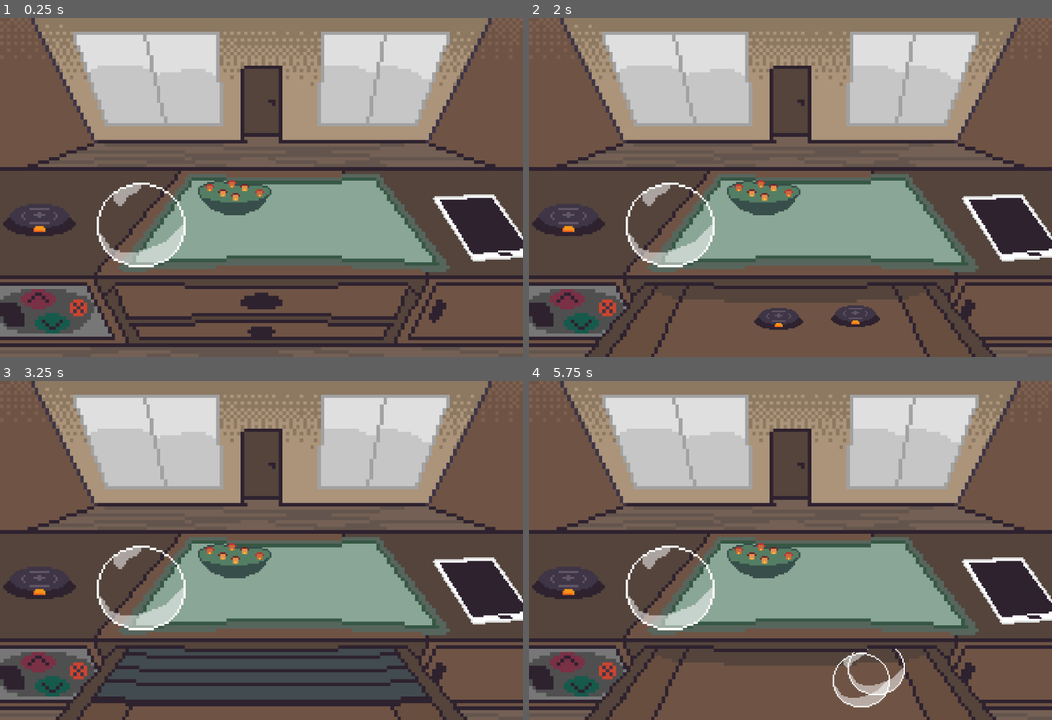
Above: before the commit, frames 1-4 (two rows, left to right).
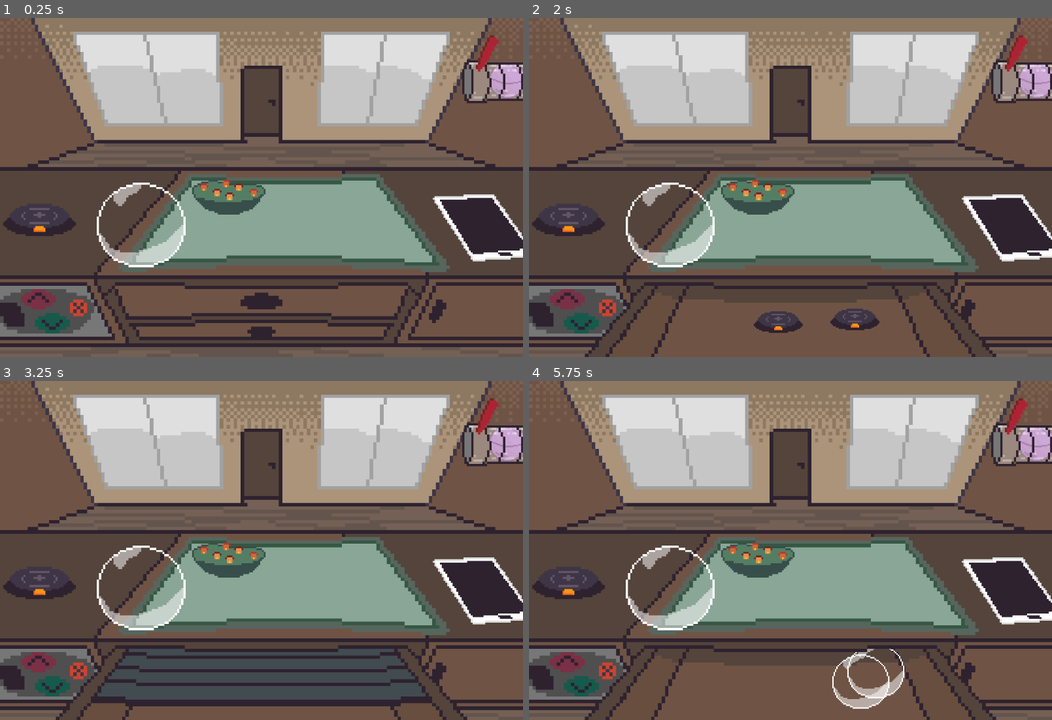
Above: after the commit, the same moments.

Repository: gabl18/GAMEDEVTVJam2025
Game: Godot game, scene res://main.tscn
The game is run twice, just before and just after one commit, with the same random seed, the same clock (stepped at 60 frames per second) and the same inputs.
Inputs (mouse positions are in pixels of both pictures, inside the frame that each line leads up to):
- Up to frame 1 (0.25 s): no input
- Up to frame 2 (2 s): click (790, 312) at 0.5 s; click (565, 299) at 1.25 s
- Up to frame 3 (3.25 s): click (52, 686) at 2 s; click (36, 662) at 2.75 s
- Up to frame 4 (5.75 s): click (581, 686) at 3.5 s; click (565, 662) at 4.25 s; click (581, 686) at 5 s

The runs differ from the first frame. In frame 1, 2.1% of the frame differs, in the area x 36-100%, y 5-59%; in frame 2, 2.6%; in frame 3, 2.1%; in frame 4, 2.7%, in the area x 36-100%, y 5-97%.

Commit message:
Gatcha, Cursor

Diff:
--- /dev/null
+++ b/gamedevtvjam/UI/gatcha_dispenser.gd
@@ -0,0 +1,37 @@
+extends Area2D
+
+const GATCHA = preload("res://other/gatcha.tscn")
+
+var balls: Array[GatchaBall]
+
+func _input_event(_viewport: Viewport, event: InputEvent, _shape_idx: int) -> void:
+	if event is InputEventMouseButton:
+		if event.button_index == MOUSE_BUTTON_LEFT and event.is_pressed():
+			if balls and $AnimationPlayer.current_animation == '':
+				print(balls)
+				randomize()
+				var new_ball = balls[0]
+				$Path2D.curve.set_point_position(2,Vector2(randf_range(720,780),randf_range(400,460)))
+				$Path2D/PathFollow2D.add_child(new_ball)
+				balls.pop_front()
+				if balls.is_empty():
+					$Sprite2D2.hide()
+				$AnimationPlayer.play("Drop_Ball")
+				await $AnimationPlayer.animation_finished
+				new_ball.reparent(self)
+				new_ball.breakable = true
+
+
+func _ready() -> void:
+	generate_balls(4)
+
+func generate_balls(amount:int):
+
+	for x in range(amount):
+		var ball = GATCHA.instantiate()
+		ball.info = Resource.new()
+		ball.texture = load("res://Assets/Art/Globes/Inside/Inside2.png")
+		ball.Spawn_Location = $"../Parts"
+
+		balls.append(ball)
+		$Sprite2D2.show()
--- /dev/null
+++ b/gamedevtvjam/main.gd
@@ -0,0 +1 @@
+extends Node2D
--- a/gamedevtvjam/main.tscn
+++ b/gamedevtvjam/main.tscn
@@ -1,16 +1,20 @@
-[gd_scene load_steps=25 format=3 uid="uid://bkc51s3m5kq0b"]
-
+[gd_scene load_steps=36 format=3 uid="uid://bkc51s3m5kq0b"]
+
+[ext_resource type="Script" uid="uid://urk3nwfltokv" path="res://main.gd" id="1_074og"]
 [ext_resource type="Script" uid="uid://c2u5ura4lsn0v" path="res://UI/area_handler.gd" id="1_efxa6"]
 [ext_resource type="Texture2D" uid="uid://d1dfmber6ydek" path="res://Assets/Art/main_scene_sheet.png" id="1_ig7tw"]
 [ext_resource type="Script" uid="uid://cq6v4aavnaov8" path="res://UI/texture_rect.gd" id="2_0xm2m"]
 [ext_resource type="Script" uid="uid://b8e1n3m6wdlyx" path="res://UI/drawer_handler.gd" id="2_5vw27"]
 [ext_resource type="Texture2D" uid="uid://dqqi5n6c7p3dw" path="res://Assets/Art/main_scene_cover_sheet.png" id="3_h2yge"]
+[ext_resource type="Script" uid="uid://dcuxn8pxio3k3" path="res://UI/gatcha_dispenser.gd" id="5_2cqfq"]
 [ext_resource type="Texture2D" uid="uid://bnv1dhcl7q278" path="res://Assets/Art/main_scene_tabeltop.png" id="5_7mycd"]
 [ext_resource type="Script" uid="uid://bl21a0nsgimnq" path="res://UI/tablet.gd" id="5_dg77c"]
 [ext_resource type="Texture2D" uid="uid://e0gaf5s8si8a" path="res://Assets/Art/Tablet_big.png" id="5_efxa6"]
 [ext_resource type="Texture2D" uid="uid://cu04txq31cqlg" path="res://Assets/Art/tablet_spritesheet.png" id="5_ycdy4"]
 [ext_resource type="PackedScene" uid="uid://bxmj2m0arsj5o" path="res://other/globe_part.tscn" id="6_272bh"]
 [ext_resource type="Script" uid="uid://ciw3lgb8rkx2r" path="res://UI/tablet_screen.gd" id="6_w48qg"]
+[ext_resource type="Texture2D" uid="uid://cs5bax42dujiq" path="res://Assets/Art/gacha_röhre.png" id="6_yaehf"]
+[ext_resource type="Texture2D" uid="uid://b3grh1oit67k6" path="res://Assets/Art/gacha_ball.png" id="7_yaehf"]
 [ext_resource type="Texture2D" uid="uid://nexl78gm5rfg" path="res://Assets/Art/Globes/Globe/Globe1.png" id="8_4c57u"]
 [ext_resource type="Texture2D" uid="uid://c8hm52qol42v" path="res://Assets/Art/Globes/Inside/Inside1.png" id="8_efxa6"]
 [ext_resource type="Texture2D" uid="uid://dmg8aobqt5es8" path="res://Assets/Art/Globes/Base/Base1.png" id="8_kek77"]
@@ -18,6 +22,82 @@
 [sub_resource type="AtlasTexture" id="AtlasTexture_0xm2m"]
 atlas = ExtResource("1_ig7tw")
 region = Rect2(0, 0, 150, 100)
+
+[sub_resource type="AtlasTexture" id="AtlasTexture_074og"]
+atlas = ExtResource("6_yaehf")
+region = Rect2(40, 0, 40, 30)
+
+[sub_resource type="AtlasTexture" id="AtlasTexture_cegan"]
+atlas = ExtResource("7_yaehf")
+region = Rect2(0, 0, 40, 40)
+
+[sub_resource type="RectangleShape2D" id="RectangleShape2D_cegan"]
+size = Vector2(128.5, 184)
+
+[sub_resource type="Curve2D" id="Curve2D_2cqfq"]
+bake_interval = 0.01
+_data = {
+"points": PackedVector2Array(0, 0, 0, 0, 1053, 137, 44.5263, -80.6448, -44.5263, 80.6448, 828, 211, 5, -11.7438, -5, 11.7438, 748, 404)
+}
+point_count = 3
+
+[sub_resource type="Animation" id="Animation_2cqfq"]
+resource_name = "Drop_Ball"
+tracks/0/type = "bezier"
+tracks/0/imported = false
+tracks/0/enabled = true
+tracks/0/path = NodePath("Path2D/PathFollow2D:progress_ratio")
+tracks/0/interp = 1
+tracks/0/loop_wrap = true
+tracks/0/keys = {
+"handle_modes": PackedInt32Array(1, 0, 1),
+"points": PackedFloat32Array(0, 0, 0, 0, 0, 0.362831, 0, 0, 0, 0, 1, 0, 0, 0, 0),
+"times": PackedFloat32Array(0, 0.2, 1)
+}
+tracks/1/type = "value"
+tracks/1/imported = false
+tracks/1/enabled = true
+tracks/1/path = NodePath("Sprite2D:texture:region")
+tracks/1/interp = 0
+tracks/1/loop_wrap = true
+tracks/1/keys = {
+"times": PackedFloat32Array(0, 0.173155, 0.320336),
+"transitions": PackedFloat32Array(1, 1, 1),
+"update": 0,
+"values": [Rect2(0, 0, 41, 30), Rect2(41, 0, 41, 30), Rect2(82, 0, 41, 30)]
+}
+
+[sub_resource type="Animation" id="Animation_yaehf"]
+length = 0.001
+tracks/0/type = "bezier"
+tracks/0/imported = false
+tracks/0/enabled = true
+tracks/0/path = NodePath("Path2D/PathFollow2D:progress_ratio")
+tracks/0/interp = 1
+tracks/0/loop_wrap = true
+tracks/0/keys = {
+"handle_modes": PackedInt32Array(0),
+"points": PackedFloat32Array(0, -0.25, 0, 0.25, 0),
+"times": PackedFloat32Array(0)
+}
+tracks/1/type = "value"
+tracks/1/imported = false
+tracks/1/enabled = true
+tracks/1/path = NodePath("Sprite2D:texture:region")
+tracks/1/interp = 1
+tracks/1/loop_wrap = true
+tracks/1/keys = {
+"times": PackedFloat32Array(0),
+"transitions": PackedFloat32Array(1),
+"update": 0,
+"values": [Rect2(40, 0, 40, 30)]
+}
+
+[sub_resource type="AnimationLibrary" id="AnimationLibrary_074og"]
+_data = {
+&"Drop_Ball": SubResource("Animation_2cqfq"),
+&"RESET": SubResource("Animation_yaehf")
+}
 
 [sub_resource type="AtlasTexture" id="AtlasTexture_1bvp3"]
 atlas = ExtResource("3_h2yge")
@@ -182,6 +262,7 @@
 }
 
 [node name="Main" type="Node2D"]
+script = ExtResource("1_074og")
 
 [node name="Area Handler" type="Node" parent="."]
 script = ExtResource("1_efxa6")
@@ -205,6 +286,42 @@
 texture = SubResource("AtlasTexture_0xm2m")
 script = ExtResource("2_0xm2m")
 
+[node name="Gatcha_Dispenser" type="Area2D" parent="CanvasLayer/Background"]
+z_index = 3
+script = ExtResource("5_2cqfq")
+
+[node name="Sprite2D" type="Sprite2D" parent="CanvasLayer/Background/Gatcha_Dispenser"]
+position = Vector2(1078, 108)
+rotation = 1.5708
+scale = Vector2(5, 5)
+texture = SubResource("AtlasTexture_074og")
+
+[node name="Sprite2D2" type="Sprite2D" parent="CanvasLayer/Background/Gatcha_Dispenser"]
+z_index = -1
+position = Vector2(1118, 137)
+scale = Vector2(2, 2)
+texture = SubResource("AtlasTexture_cegan")
+
+[node name="CollisionShape2D" type="CollisionShape2D" parent="CanvasLayer/Background/Gatcha_Dispenser"]
+visible = false
+position = Vector2(1097.25, 94)
+shape = SubResource("RectangleShape2D_cegan")
+
+[node name="Path2D" type="Path2D" parent="CanvasLayer/Background/Gatcha_Dispenser"]
+z_index = 1
+position = Vector2(1, -1)
+curve = SubResource("Curve2D_2cqfq")
+
+[node name="PathFollow2D" type="PathFollow2D" parent="CanvasLayer/Background/Gatcha_Dispenser/Path2D"]
+position = Vector2(1053, 137)
+rotates = false
+loop = false
+
+[node name="AnimationPlayer" type="AnimationPlayer" parent="CanvasLayer/Background/Gatcha_Dispenser"]
+libraries = {
+&"": SubResource("AnimationLibrary_074og")
+}
+
 [node name="Tablet" type="Area2D" parent="CanvasLayer/Background" node_paths=PackedStringArray("tablet_animation_player")]
 z_index = 1
 position = Vector2(1053, 457)
@@ -227,8 +344,8 @@
 y_sort_enabled = true
 
 [node name="GlobePart3" parent="CanvasLayer/Background/Parts" instance=ExtResource("6_272bh")]
-position = Vector2(517, 412)
-scale = Vector2(4.06, 4.06)
+position = Vector2(504, 411)
+scale = Vector2(4.055, 4.055)
 texture = ExtResource("8_efxa6")
 parttype = 2
 
@@ -275,7 +392,6 @@
 offset_top = 0.263977
 offset_right = 0.135925
 offset_bottom = 0.112
-mouse_default_cursor_shape = 2
 
 [node name="Button_Drawer_Close" type="TextureButton" parent="CanvasLayer/Background"]
 layout_mode = 1
@@ -459,7 +575,7 @@
 
 [node name="Drawer_Spawn_Area" type="CollisionPolygon2D" parent="CanvasLayer"]
 visible = false
-polygon = PackedVector2Array(360, 645, 313, 734, 806, 730, 770, 649)
+polygon = PackedVector2Array(358, 659, 313, 734, 806, 730, 769, 661)
 
 [node name="Globe_Spawn_Area" type="CollisionPolygon2D" parent="CanvasLayer"]
 visible = false
--- /dev/null
+++ b/gamedevtvjam/mouse_state.gd
@@ -0,0 +1,7 @@
+extends Node
+
+enum Mouse_States {
+	idle,dragging,pointing
+}
+
+var moues_state: Mouse_States = Mouse_States.idle
--- a/gamedevtvjam/other/assembly_globe.tscn
+++ b/gamedevtvjam/other/assembly_globe.tscn
@@ -22,11 +22,9 @@
 [node name="Base" type="Sprite2D" parent="."]
 
 [node name="Inside" type="Sprite2D" parent="."]
-z_index = 1
 position = Vector2(0, -16)
 
 [node name="Globe" type="Sprite2D" parent="."]
-z_index = 2
 position = Vector2(0, -16)
 
 [node name="CollisionShape2D" type="CollisionShape2D" parent="."]
--- /dev/null
+++ b/gamedevtvjam/other/gatcha.gd
@@ -0,0 +1,31 @@
+extends CharacterBody2D
+class_name GatchaBall
+
+const GLOBE_PART = preload("res://other/globe_part.tscn")
+
+var info: Resource
+var texture: Texture2D:
+	set(value):
+		texture = value
+		$Inside.texture = texture
+var Spawn_Location: Node2D
+var breakable := false
+
+func break_apart():
+	if breakable:
+		breakable = false
+		var new_part = GLOBE_PART.instantiate()
+		new_part.global_position = global_position
+		new_part.parttype = GlobePart.Parts.Inside
+		new_part.texture = texture
+		var y = -new_part.global_position.y
+		var scale_factor = -0.005 * y + 2.0
+		new_part.scale = Vector2.ONE * scale_factor
+
+		$Inside.hide()
+		Spawn_Location.add_child(new_part)
+		$AnimationPlayer.play("Fade_Out")
+
+func _input_event(_viewport: Viewport, event: InputEvent, _shape_idx: int) -> void:
+	if event is InputEventMouseButton and event.is_pressed() and event.button_index == MOUSE_BUTTON_RIGHT:
+		break_apart()
--- /dev/null
+++ b/gamedevtvjam/other/gatcha.tscn
@@ -0,0 +1,87 @@
+[gd_scene load_steps=9 format=3 uid="uid://bqn66igg7t2c8"]
+
+[ext_resource type="Script" uid="uid://bynhial2wlrl" path="res://other/gatcha.gd" id="1_nsmpc"]
+[ext_resource type="Texture2D" uid="uid://b3grh1oit67k6" path="res://Assets/Art/gacha_ball.png" id="2_w81qd"]
+[ext_resource type="Texture2D" uid="uid://c8hm52qol42v" path="res://Assets/Art/Globes/Inside/Inside1.png" id="3_41ft7"]
+
+[sub_resource type="AtlasTexture" id="AtlasTexture_82d6i"]
+atlas = ExtResource("2_w81qd")
+region = Rect2(0, 0, 40, 40)
+
+[sub_resource type="Animation" id="Animation_w81qd"]
+resource_name = "Fade_Out"
+tracks/0/type = "value"
+tracks/0/imported = false
+tracks/0/enabled = true
+tracks/0/path = NodePath("Gatcha:modulate")
+tracks/0/interp = 1
+tracks/0/loop_wrap = true
+tracks/0/keys = {
+"times": PackedFloat32Array(0, 1),
+"transitions": PackedFloat32Array(1, 1),
+"update": 0,
+"values": [Color(1, 1, 1, 0.698039), Color(1, 1, 1, 0)]
+}
+tracks/1/type = "method"
+tracks/1/imported = false
+tracks/1/enabled = true
+tracks/1/path = NodePath(".")
+tracks/1/interp = 1
+tracks/1/loop_wrap = true
+tracks/1/keys = {
+"times": PackedFloat32Array(1),
+"transitions": PackedFloat32Array(1),
+"values": [{
+"args": [],
+"method": &"queue_free"
+}]
+}
+
+[sub_resource type="Animation" id="Animation_41ft7"]
+length = 0.001
+tracks/0/type = "value"
+tracks/0/imported = false
+tracks/0/enabled = true
+tracks/0/path = NodePath("Gatcha:modulate")
+tracks/0/interp = 1
+tracks/0/loop_wrap = true
+tracks/0/keys = {
+"times": PackedFloat32Array(0),
+"transitions": PackedFloat32Array(1),
+"update": 0,
+"values": [Color(1, 1, 1, 0.576471)]
+}
+
+[sub_resource type="AnimationLibrary" id="AnimationLibrary_82d6i"]
+_data = {
+&"Fade_Out": SubResource("Animation_w81qd"),
+&"RESET": SubResource("Animation_41ft7")
+}
+
+[sub_resource type="CircleShape2D" id="CircleShape2D_w81qd"]
+radius = 64.0
+
+[node name="Gatcha" type="CharacterBody2D"]
+collision_layer = 8192
+collision_mask = 8192
+input_pickable = true
+script = ExtResource("1_nsmpc")
+
+[node name="Inside" type="Sprite2D" parent="."]
+position = Vector2(0, -12)
+scale = Vector2(3, 3)
+texture = ExtResource("3_41ft7")
+
+[node name="Gatcha" type="Sprite2D" parent="."]
+modulate = Color(1, 1, 1, 0.576471)
+scale = Vector2(3, 3)
+texture = SubResource("AtlasTexture_82d6i")
+
+[node name="AnimationPlayer" type="AnimationPlayer" parent="."]
+libraries = {
+&"": SubResource("AnimationLibrary_82d6i")
+}
+
+[node name="CollisionShape2D" type="CollisionShape2D" parent="."]
+visible = false
+shape = SubResource("CircleShape2D_w81qd")
--- a/gamedevtvjam/other/globe_part.gd
+++ b/gamedevtvjam/other/globe_part.gd
@@ -38,6 +38,8 @@
 
 		if is_dragged == false:
 			try_merge()
+			MouseState.moues_state = MouseState.Mouse_States.idle
+			Input.set_custom_mouse_cursor(load("res://Assets/Art/cursors/cursor3.png"))
 
 var mouse_offset := Vector2.ZERO
 
@@ -98,12 +100,13 @@
 
 
 func _mouse_enter() -> void:
-	pass
-	#Input.set_custom_mouse_cursor(load("res://Assets/Art/tablet.png"))
+	if not MouseState.moues_state == MouseState.Mouse_States.dragging:
+		Input.set_custom_mouse_cursor(load("res://Assets/Art/cursors/cursor3.png"))
 
 
 func _mouse_exit() -> void:
-	pass
+	if not MouseState.moues_state == MouseState.Mouse_States.dragging:
+		Input.set_custom_mouse_cursor(load("res://Assets/Art/cursors/cursor1.png"))
 
 
 func _input_event(_viewport: Viewport, event: InputEvent, _shape_idx: int) -> void:
@@ -121,6 +124,8 @@
 
 				for area in $Merge_Area2D.get_overlapping_areas():
 					check_for_merging(area)
+				MouseState.moues_state = MouseState.Mouse_States.dragging
+				Input.set_custom_mouse_cursor(load("res://Assets/Art/cursors/cursor4.png"))
 
 			else:
 				if dropable:
--- a/gamedevtvjam/other/globe_part.tscn
+++ b/gamedevtvjam/other/globe_part.tscn
@@ -32,6 +32,7 @@
 collision_mask = 0
 
 [node name="CollisionShape2D" type="CollisionShape2D" parent="Area2D"]
+visible = false
 position = Vector2(0, 2)
 shape = SubResource("CircleShape2D_0yapt")
 
@@ -42,10 +43,12 @@
 collision_mask = 128
 
 [node name="CollisionShape2D" type="CollisionShape2D" parent="Merge_Area2D"]
+visible = false
 shape = SubResource("CircleShape2D_efdfx")
 debug_color = Color(0.811039, 0.354325, 0.548496, 0.42)
 
 [node name="CollisionShape2D" type="CollisionShape2D" parent="."]
+visible = false
 shape = ExtResource("2_efdfx")
 
 [connection signal="area_entered" from="Merge_Area2D" to="." method="_on_merge_area_2d_area_entered"]
--- a/gamedevtvjam/project.godot
+++ b/gamedevtvjam/project.godot
@@ -15,10 +15,15 @@
 config/features=PackedStringArray("4.4", "GL Compatibility")
 config/icon="res://icon.svg"
 
+[autoload]
+
+MouseState="*res://mouse_state.gd"
+
 [display]
 
 window/size/viewport_height=748
 window/stretch/mode="viewport"
+mouse_cursor/custom_image="uid://cdmaieu2745k7"
 
 [rendering]
 
Not shown, added: gamedevtvjam/Assets/Art/Globes/Inside/inside6.png.import
Binary file added: gamedevtvjam/Assets/Art/cursors/cursor1.png
Not shown, added: gamedevtvjam/Assets/Art/cursors/cursor1.png.import
Binary file added: gamedevtvjam/Assets/Art/cursors/cursor2.png
Not shown, added: gamedevtvjam/Assets/Art/cursors/cursor2.png.import
Binary file added: gamedevtvjam/Assets/Art/cursors/cursor3.png
Not shown, added: gamedevtvjam/Assets/Art/cursors/cursor3.png.import
Binary file added: gamedevtvjam/Assets/Art/cursors/cursor4.png
Not shown, added: gamedevtvjam/Assets/Art/cursors/cursor4.png.import
Binary file added: gamedevtvjam/Assets/Art/gacha_ball.png
Not shown, added: gamedevtvjam/Assets/Art/gacha_ball.png.import
Not shown, added: gamedevtvjam/UI/gatcha_dispenser.gd.uid
(and 3 more such lines)
